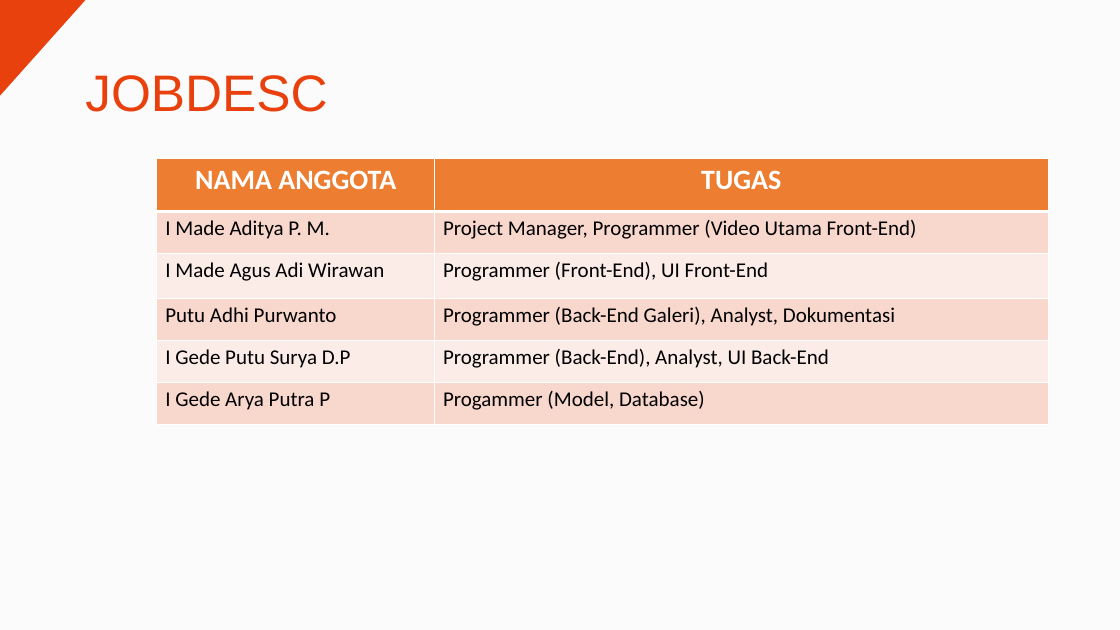
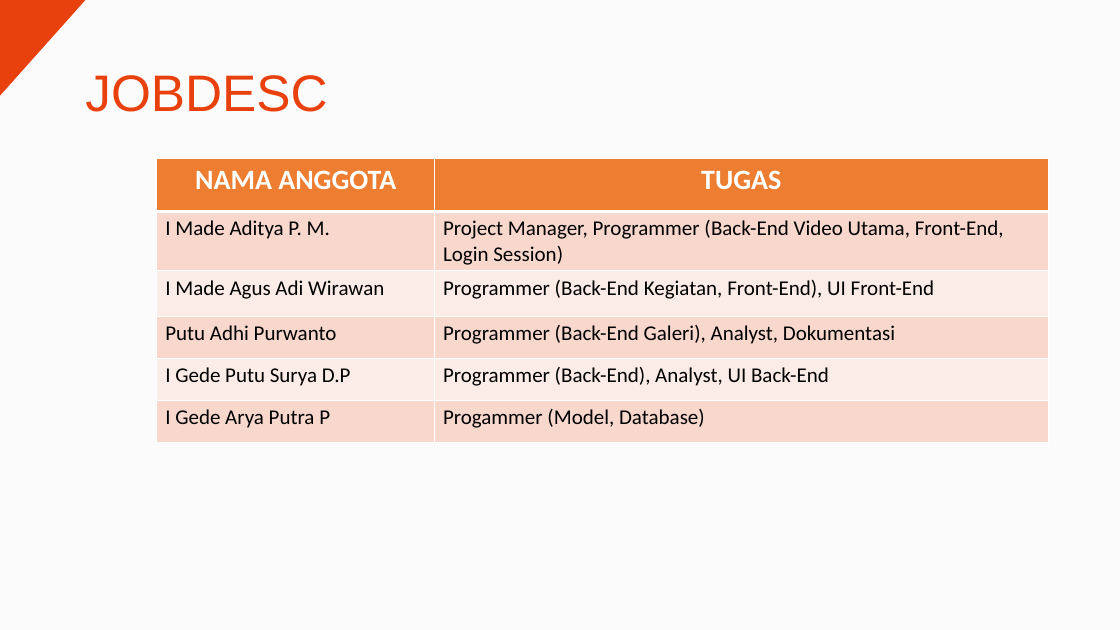
Before and after one commit to adtbo/EHSurabaya, a slide deck: slide 7 of Laporan/MELAYANG.pptx. Drawn at 1120x630 pixels with LibreOffice and Linux fonts; fonts in the diff are those of the drawing. Boxes give left, top, right and bottom in pixels: in the first picture for what was removed or moved away, otherwise in the second. Text is boxed around its words. In the diff, an @@ line names an element or a change of style, - is before the commit and + after.

Commit message:
modified laporan

```diff
--- a/Laporan/MELAYANG.pptx
+++ b/Laporan/MELAYANG.pptx
@@ table at [157, 159, 1049, 441] @@
-row 2, column 2: Project Manager, Programmer (Video Utama Front-End)
+row 2, column 2: Project Manager, Programmer (Back-End Video Utama, Front-End, Login Session)
-row 3, column 2: Programmer (Front-End), UI Front-End
+row 3, column 2: Programmer (Back-End Kegiatan, Front-End), UI Front-End
```
